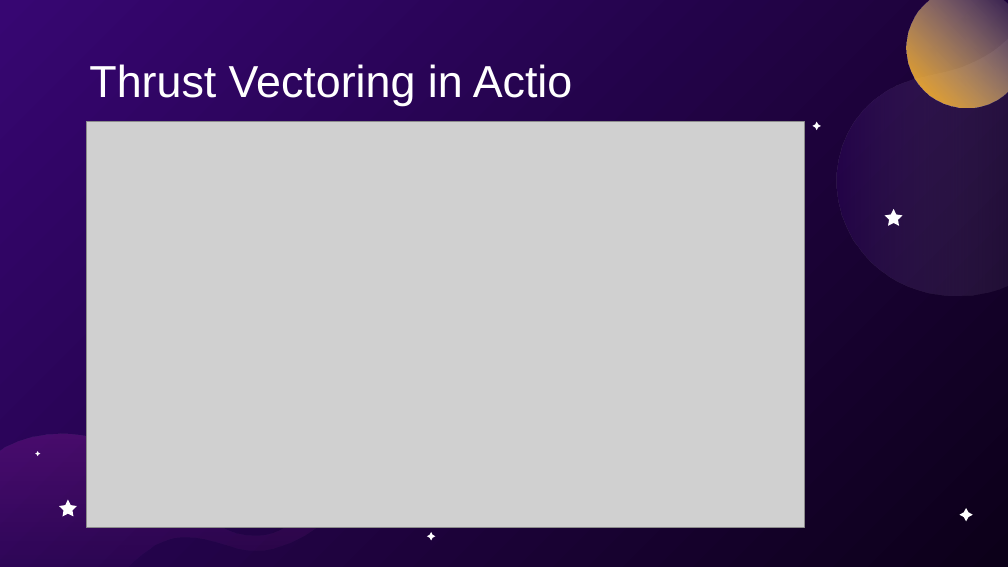
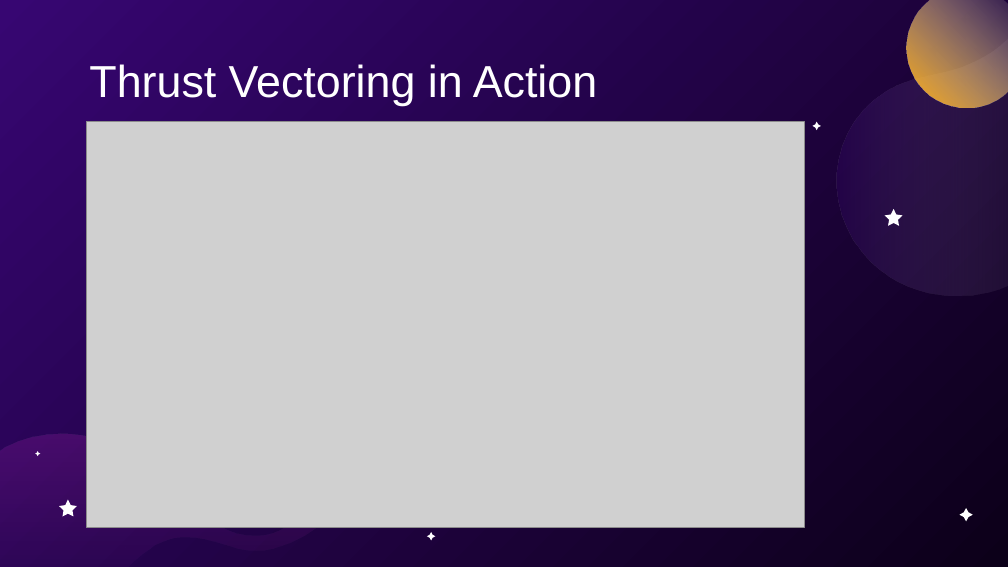
Before and after one commit to usedgenes/Rocketry-Curriculum, a slide deck: slide 6 of Beginner/Day 4/Model Rockets vs NASA Rockets.pptx. Drawn at 1008x567 pixels with LibreOffice and Linux fonts; fonts in the diff are those of the drawing; grey boxes stand for pictures. Boxes give left, top, right and bottom in pixels: in the first picture for what was removed or moved away, otherwise in the second. Text is boxed around its words. In the diff, an @@ line names an element or a change of style, - is before the commit and + after.

```diff
--- a/Beginner/Day 4/Model Rockets vs NASA Rockets.pptx
+++ b/Beginner/Day 4/Model Rockets vs NASA Rockets.pptx
@@ title at <box>89,64,597,106</box>: text changed @@
-Thrust Vectoring in Actio
+Thrust Vectoring in Action
```
Also in this commit, not shown: 1 other slide changed, 2 other files.
